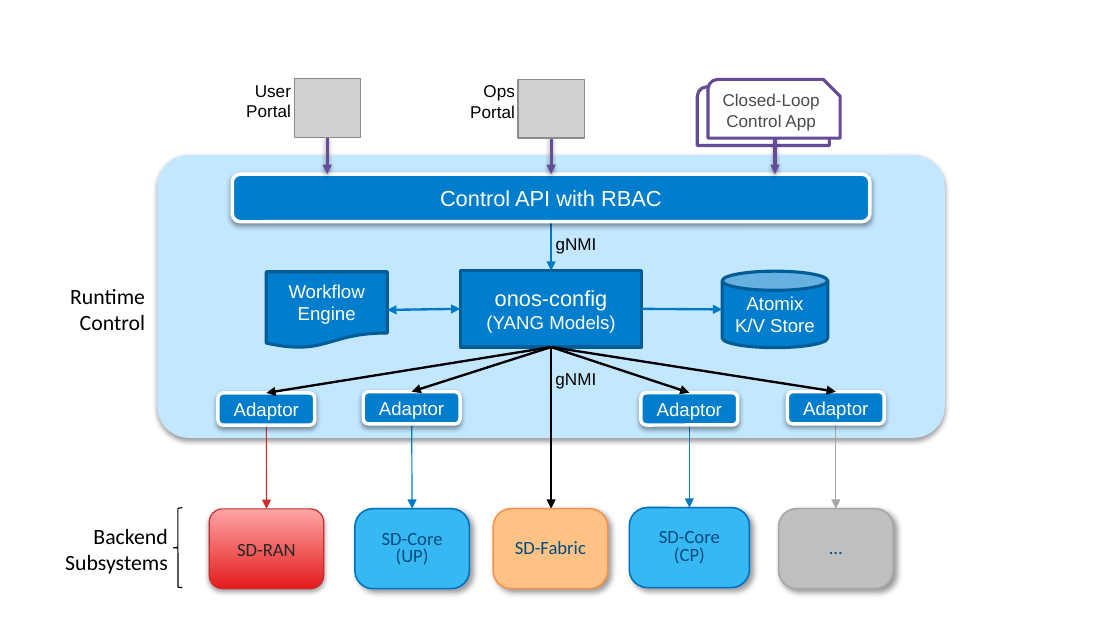
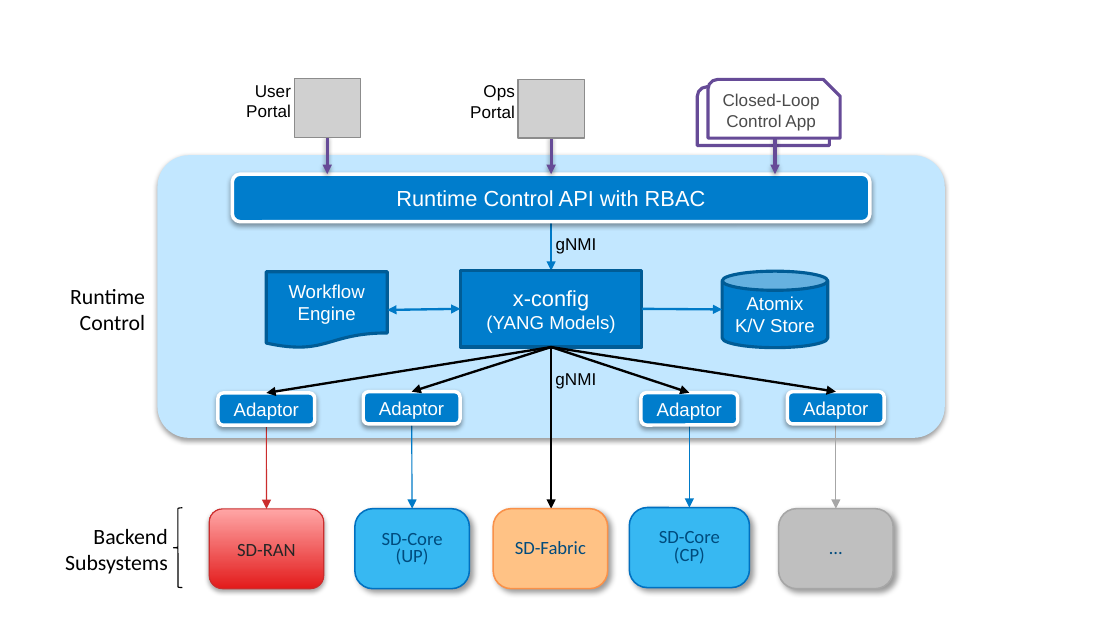
Before and after one commit to SystemsApproach/ops, a slide deck: slide 15 of figures.pptx. Drawn at 1120x630 pixels with LibreOffice and Linux fonts; fonts in the diff are those of the drawing; grey boxes stand for pictures. Boxes give left, top, right and bottom in pixels: in the first picture for what was removed or moved away, otherwise in the second. Text is boxed around its words. In the diff, an @@ line names an element or a change of style, - is before the commit and + after.

```diff
--- a/figures.pptx
+++ b/figures.pptx
@@ text in rounded rectangle at (396, 190, 706, 207): text changed @@
-Control API with RBAC
+Runtime Control API with RBAC
@@ text in rectangle at (513, 290, 589, 311): text changed @@
-onos-config
+x-config
```
Also in this commit, not shown: 2 other slides changed, 5 other files.
